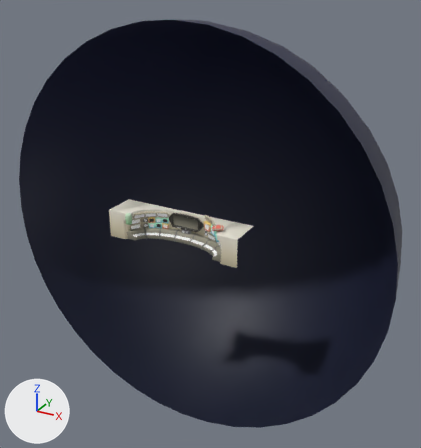
The FBX model Assets/Meshes/Scenery/ControlPannel.fbx, before and after one commit.
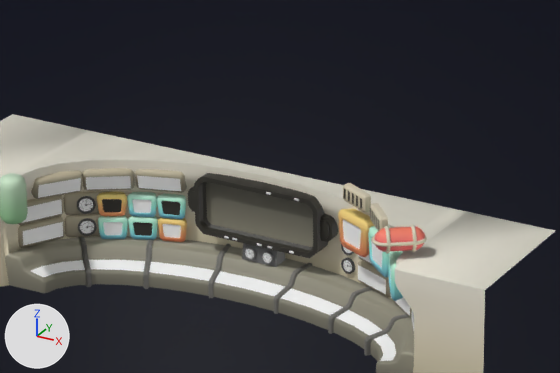
There are two pictures of each version: one whole from a camera (50 mm lens) standing at (18.77, -28.42, 16.94) and looking at (-0.74, 7.05, -0.79), one close up on the part from 30% to 61% of the width and 39% to 58% of the height. The lights are fixed; the arrows at lower left show +X, +Y and +Z. Where no turn or scale is listed for an object, it has been applied to the vertices.
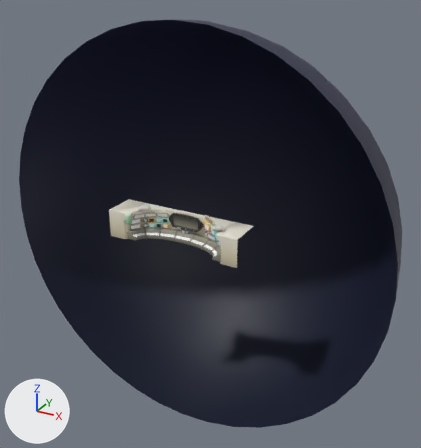
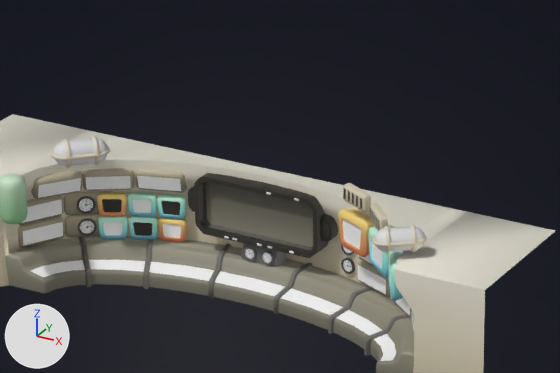
The edits, one by one:
me_mesh_145 has 1378 vertices, 1376 faces and spans x -59.6..59.6, y 87.0..146.8, z -29.9..29.9.
me_mesh_145 is used by ob_pcube3_001; location (3.22, 0.78, 1.39); rotation (1.571, 0.0, 0.64), in degrees (90, 0, 37); scale (0.0067, 0.0067, 0.0067).
me_mesh_145 part 1: 32 of the faces centred in x -51.7..-37.8, y 95.6..138.2, z -20.3..20.3 switch from mat_lambert3 (picture img_t_gradientmap_basecolor_png) to mat_material_000 (white #e7e7e7).
me_mesh_145 part 2: 32 of the faces centred in x 41.4..54.1, y 95.6..138.2, z -20.3..20.3 switch from mat_lambert3 (picture img_t_gradientmap_basecolor_png) to mat_material_000 (white #e7e7e7).
me_mesh_145 part 3: 16 of the faces centred in x -17.2..-16.7, y 92.6..141.2, z -23.1..23.1 switch from mat_lambert3 (picture img_t_gradientmap_basecolor_png) to mat_material_000 (white #e7e7e7).
me_mesh_145 part 4: 16 of the faces centred in x 18.7..19.1, y 92.6..141.2, z -23.1..23.1 switch from mat_lambert3 (picture img_t_gradientmap_basecolor_png) to mat_material_000 (white #e7e7e7).
Object 'pCube3' (ob_pcube3) is new; it shows me_mesh_145.
Its location is (-2.62, 1.26, 1.29).
Its rotation in degrees is (90, 0, 45).
Its scale is (0.00777, 0.00777, 0.00777).

Where the change shows, as pixel boxes [x1, y1, x2, y2] in the close-ups (560 x 373 px):
'pCube3', added
    after: [50, 136, 110, 168]
part 1 of me_mesh_145, recoloured
    before: [375, 228, 385, 252]
    after: [54, 142, 385, 252]
part 2 of me_mesh_145, recoloured
    before: [417, 227, 425, 250]
    after: [99, 138, 425, 250]
part 3 of me_mesh_145, recoloured (red to white)
    before: [383, 227, 401, 252]
    after: [62, 139, 401, 252]
part 4 of me_mesh_145, recoloured (red to grey)
    before: [399, 227, 419, 251]
    after: [79, 138, 419, 251]
